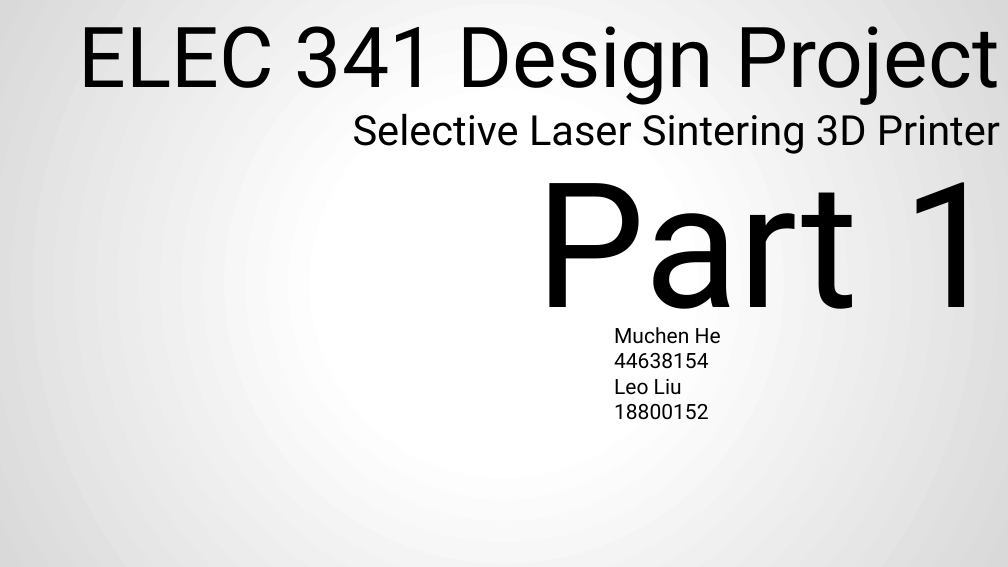
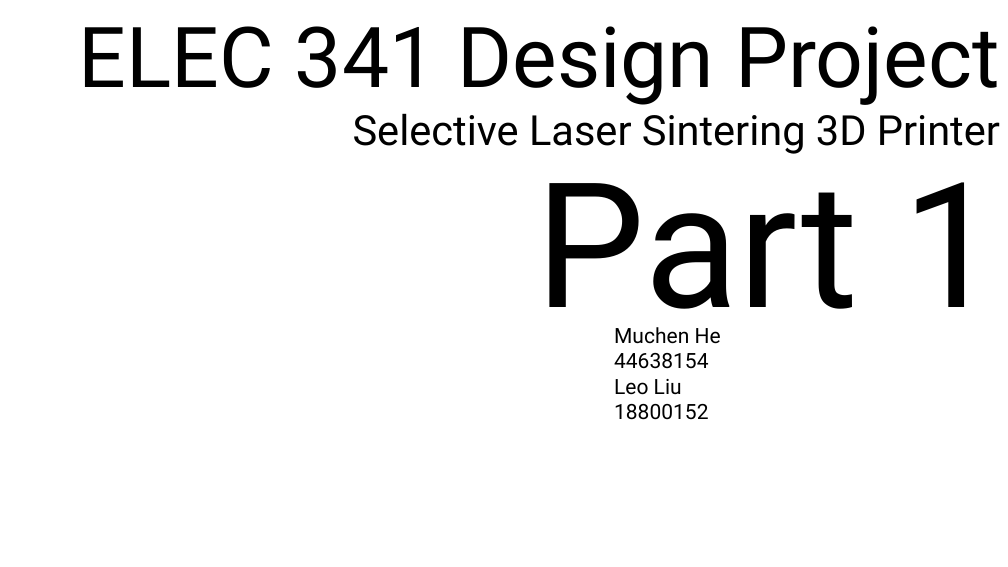
Before and after one commit to FSXAC/ELEC341, a slide deck: slide 1 of docs/report.pptx. Drawn at 1008x567 pixels with LibreOffice and Linux fonts; fonts in the diff are those of the drawing; background and template pictures are left out. Boxes give left, top, right and bottom in pixels: in the first picture for what was removed or moved away, otherwise in the second. Text is boxed around its words. In the diff, an @@ line names an element or a change of style, - is before the commit and + after.

```diff
--- a/docs/report.pptx
+++ b/docs/report.pptx
@@ background gradient #FFFFFF to #D9D9D9 to picture (left out) @@
```
Also in this commit, not shown: 10 other slides changed, 2 other files.
